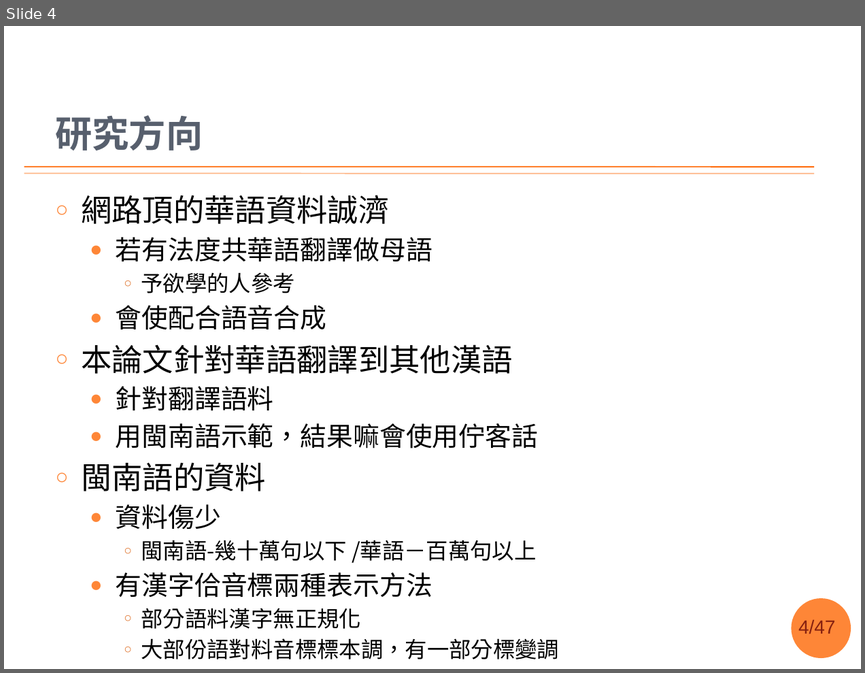
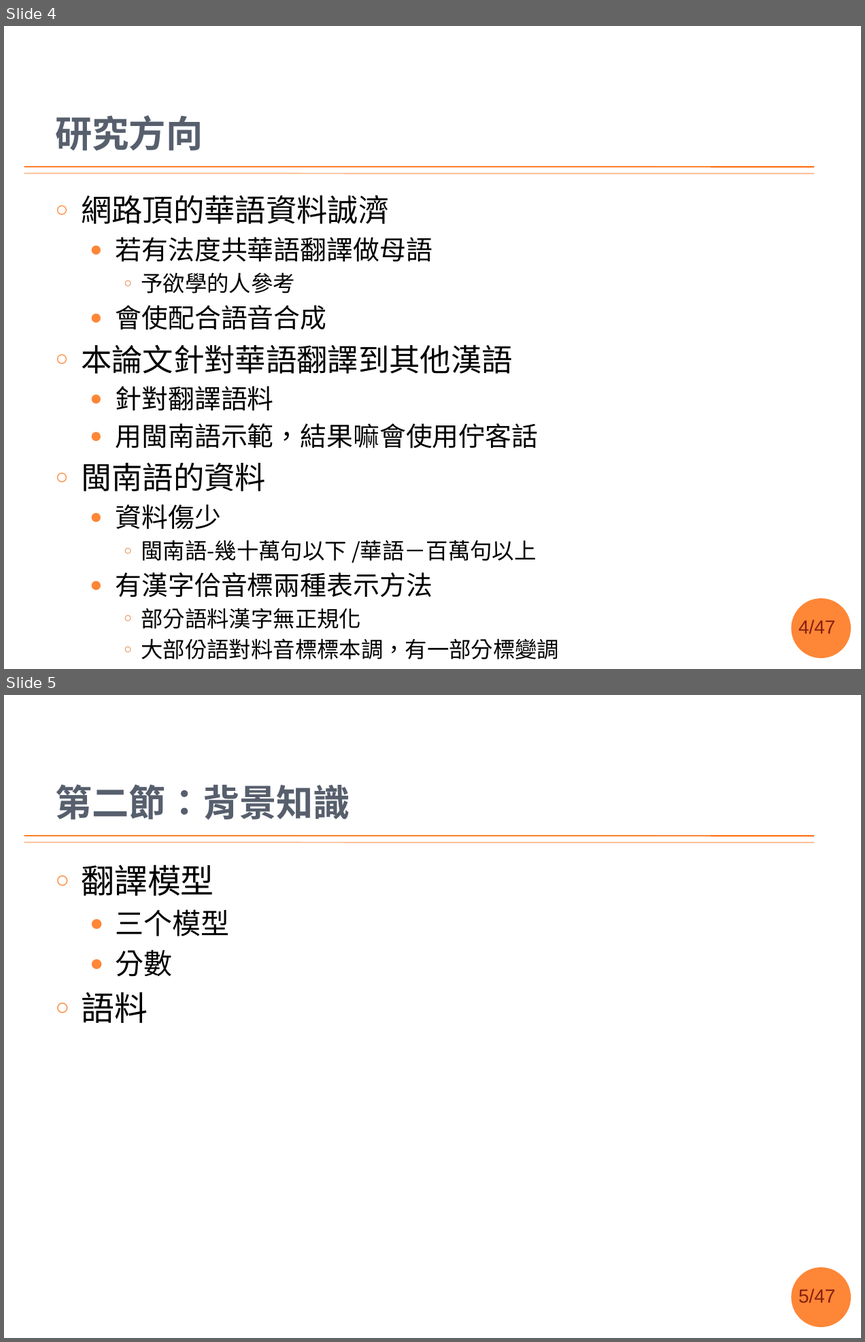
Before and after one commit to sih4sing5hong5/po3-ko3_tau5-iann2-phinn3, a slide deck: 翻譯報告.pptx. Shown one above the other, each under a label of ours: slide 4 before the commit, slides 4 and 5 after it. The pictures are 865x673 and 865x1342 pixels, drawn with LibreOffice and Linux fonts; fonts in the diff are those of the drawing; background and template pictures are left out. Boxes give left, top, right and bottom in pixels: in the first picture for what was removed or moved away, otherwise in the second. Text is boxed around its words. In the diff, an @@ line names an element or a change of style, - is before the commit and + after.

```diff
--- a/翻譯報告.pptx
+++ b/翻譯報告.pptx
@@ slide 5 added at bbox=[4, 695, 861, 1338], background #FFFFFF; not listed: 4 template elements that a slide beside it also shows @@
@@ title added at bbox=[55, 784, 350, 819], 31 pt, text #575F6D, bold @@
+第二節：背景知識
@@ text added at bbox=[81, 864, 230, 1023], 28 pt, text #000000 @@
+○ 翻譯模型
+  ● 三个模型
+  ● 分數
+○ 語料
```
Also in this commit, not shown: 5 slides changed, 1 other slide added.
